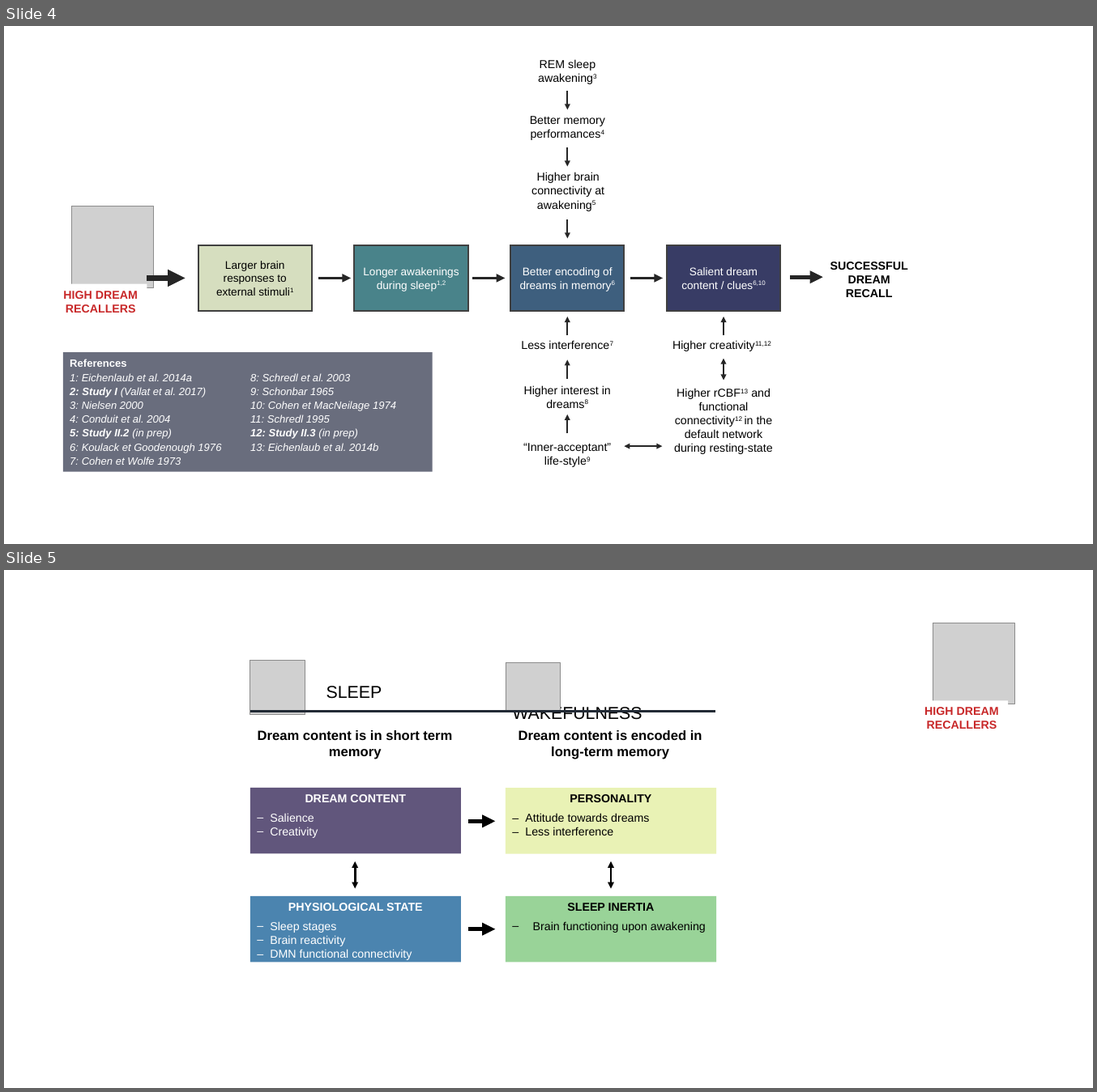
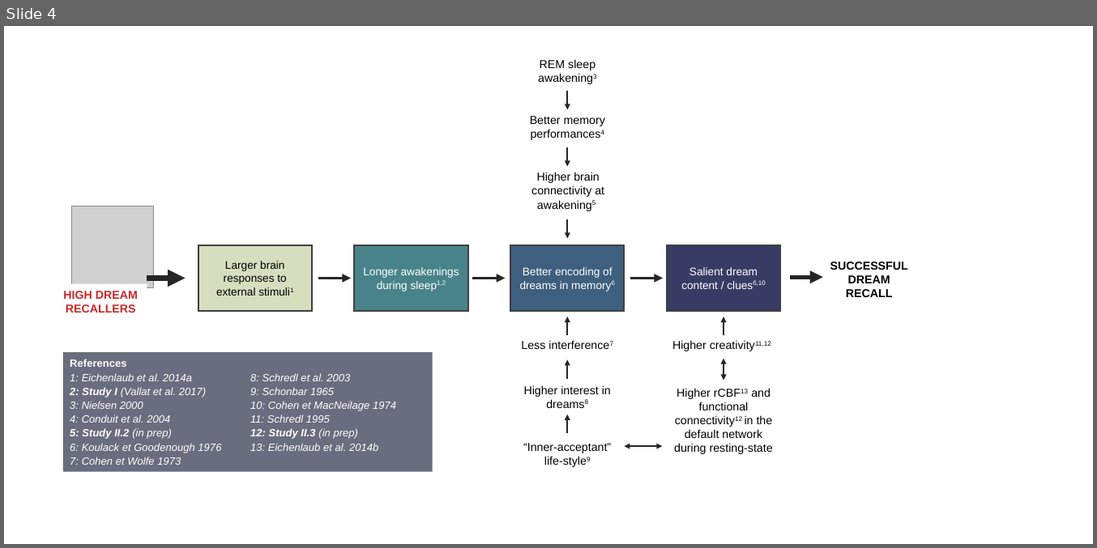
Before and after one commit to raphaelvallat/Thesis, a slide deck: Fig/Discussion/schema_dream_recall.pptx. Shown one above the other, each under a label of ours: slides 4 and 5 before the commit, slide 4 after it. The pictures are 1097x1092 and 1097x548 pixels, drawn with LibreOffice and Linux fonts; fonts in the diff are those of the drawing; grey boxes stand for pictures. Boxes give left, top, right and bottom in pixels: in the first picture for what was removed or moved away, otherwise in the second. Text is boxed around its words. In the diff, an @@ line names an element or a change of style, - is before the commit and + after.

Commit message:
improved model dream recall

```diff
--- a/Fig/Discussion/schema_dream_recall.pptx
+++ b/Fig/Discussion/schema_dream_recall.pptx
@@ slide 5 removed at box(4, 570, 1093, 1088), background #FFFFFF @@
@@ picture removed at box(932, 623, 1014, 704) @@
@@ picture removed at box(250, 661, 305, 715) @@
@@ picture removed at box(505, 662, 560, 712) @@
@@ text removed at box(326, 686, 382, 699) @@
-SLEEP
@@ line removed from (250, 711) to (714, 711) @@
@@ text removed at box(512, 705, 641, 720) @@
-WAKEFULNESS
@@ rectangle removed at box(915, 700, 1008, 733) @@
-HIGH DREAM
-RECALLERS
@@ text removed at box(258, 730, 452, 760) @@
-Dream content is in short term memory
@@ text removed at box(518, 730, 702, 760) @@
-Dream content is encoded in long-term memory
@@ rectangle removed at box(250, 788, 461, 854) @@
-DREAM CONTENT
-– Salience
-– Creativity
@@ rectangle removed at box(505, 788, 716, 854) @@
-PERSONALITY
-– Attitude towards dreams
-– Less interference
@@ arrow removed from (468, 822) to (495, 822) @@
@@ double arrow removed from (355, 862) to (355, 888) @@
@@ double arrow removed from (611, 862) to (611, 888) @@
@@ rectangle removed at box(250, 896, 461, 962) @@
-PHYSIOLOGICAL STATE
-– Sleep stages
-– Brain reactivity
-– DMN functional connectivity
@@ rectangle removed at box(505, 896, 716, 962) @@
-SLEEP INERTIA
-– Brain functioning upon awakening
@@ arrow removed from (468, 930) to (495, 930) @@
```
Also in this commit, not shown: 1 slide changed, 5 other files.
